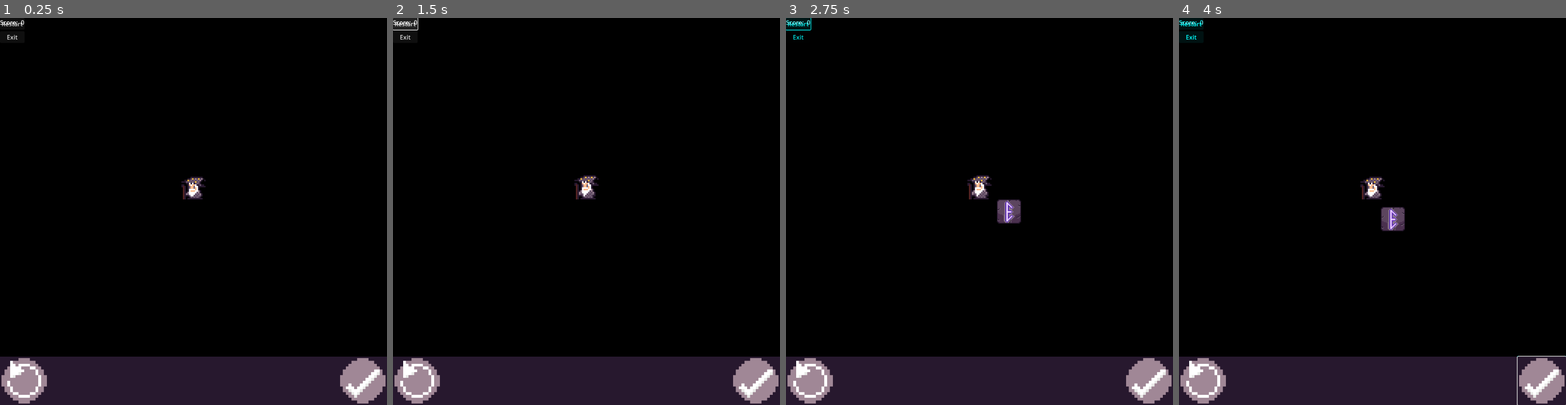
Above: before the commit, frames 1-4 (left to right).
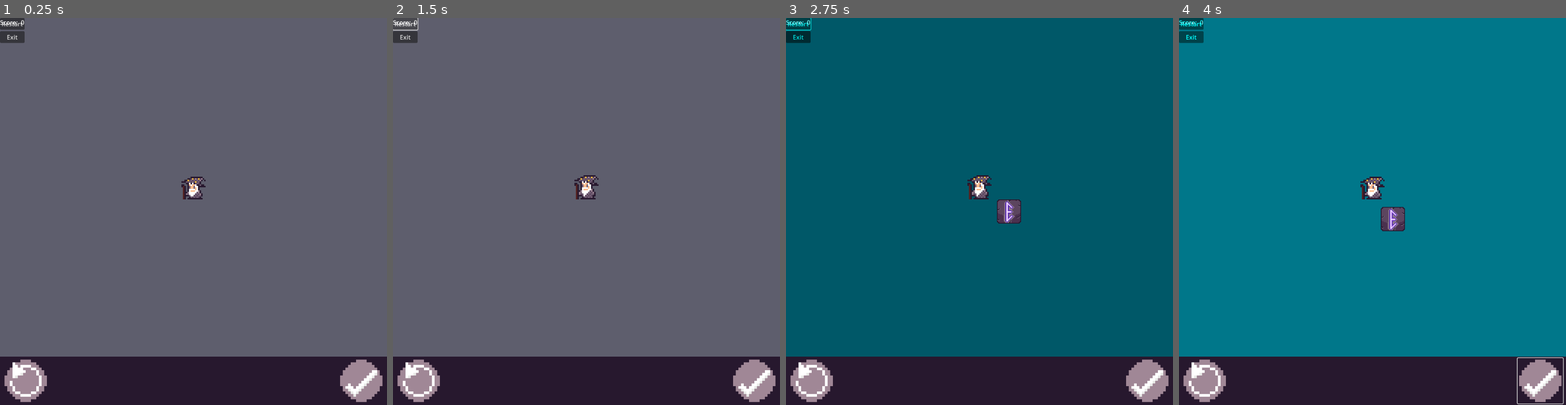
Above: after the commit, the same moments.

Repository: fourbytes/LD55
Game: Godot game, scene res://Main.tscn
The game is run twice, just before and just after one commit, with the same random seed, the same clock (stepped at 60 frames per second) and the same inputs.
Inputs (mouse positions are in pixels of both pictures, inside the frame that each line leads up to; where the layout moved, square brackets give the same spot in the first picture):
- Up to frame 1 (0.25 s): no input
- Up to frame 2 (1.5 s): click "Restart" at 0.5 s; click "Restart" at 1.25 s
- Up to frame 3 (2.75 s): click "Restart" at 2 s
- Up to frame 4 (4 s): click (1538, 381) [1542, 381] at 2.75 s; click (1538, 381) [1542, 381] at 3.5 s

The runs differ from the first frame. In frame 1, 88% of the frame differs, in the area x 0-100%, y 0-100%; in frame 2, 88%; in frame 3, 87%; in frame 4, 88%.

Commit message:
resize buttons

Diff:
--- a/Main.tscn
+++ b/Main.tscn
@@ -11,7 +11,7 @@
 [ext_resource type="Texture2D" uid="uid://b7cjaxdyafbip" path="res://assets/sprites/wizard/wizard.png" id="7_6jhg3"]
 [ext_resource type="PackedScene" uid="uid://byl0fv7x4ka6" path="res://scenes/GameSession/WordReset/WordReset.tscn" id="7_pbk5a"]
 [ext_resource type="Script" path="res://scenes/GameSession/Wizard/Wizard.gd" id="8_yl76f"]
-[ext_resource type="Script" path="res://scenes/ColorRect.gd" id="10_5cg4t"]
+[ext_resource type="Script" path="res://scenes/RedHaze.gd" id="10_5cg4t"]
 [ext_resource type="AudioStream" uid="uid://bwwvru6dyifeb" path="res://assets/sounds/music/rhinoceros.mp3" id="11_x3jbt"]
 [ext_resource type="Script" path="res://scenes/Music.gd" id="12_qjuog"]
 
@@ -81,14 +81,15 @@
 script = ExtResource("12_qjuog")
 
 [node name="WordReset" parent="GameCanvas" instance=ExtResource("7_pbk5a")]
-offset_top = 896.0
-offset_bottom = 1024.0
+offset_left = 8.0
+offset_top = 900.0
+offset_bottom = 1020.0
 
 [node name="WordSubmit" parent="GameCanvas" instance=ExtResource("6_2clp1")]
 offset_left = 896.0
-offset_top = 896.0
-offset_right = 1024.0
-offset_bottom = 1024.0
+offset_top = 900.0
+offset_right = 1016.0
+offset_bottom = 1020.0
 
 [node name="Store" type="Node" parent="."]
 script = ExtResource("2_xpaxr")
--- a/project.godot
+++ b/project.godot
@@ -13,6 +13,7 @@
 config/name="LD55"
 run/main_scene="res://Main.tscn"
 config/features=PackedStringArray("4.2", "Mobile")
+boot_splash/show_image=false
 config/icon="res://icon.svg"
 
 [autoload]
@@ -37,5 +38,5 @@
 
 textures/canvas_textures/default_texture_filter=3
 renderer/rendering_method="mobile"
-environment/defaults/default_clear_color=Color(0, 0, 0, 1)
+environment/defaults/default_clear_color=Color(0.372549, 0.372549, 0.431373, 1)
 viewport/hdr_2d=true
--- /dev/null
+++ b/scenes/SplashScreen/SplashScreen.tscn
@@ -0,0 +1,3 @@
+[gd_scene format=3 uid="uid://bon0towrp7han"]
+
+[node name="SplashScreen" type="Node2D"]
Renamed: scenes/ColorRect.gd -> scenes/RedHaze.gd
